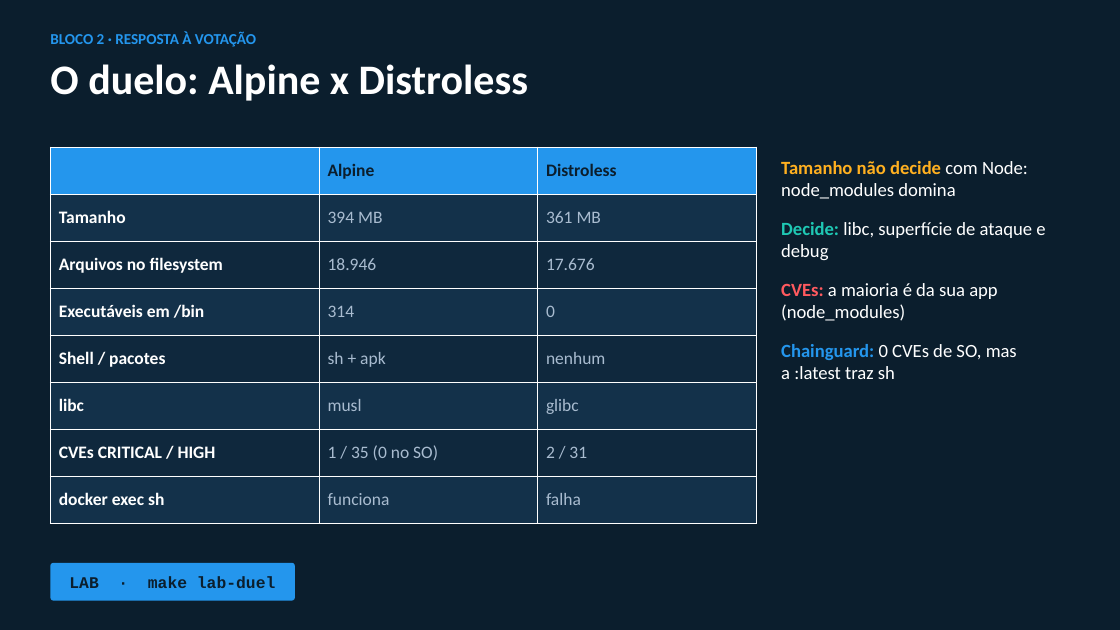
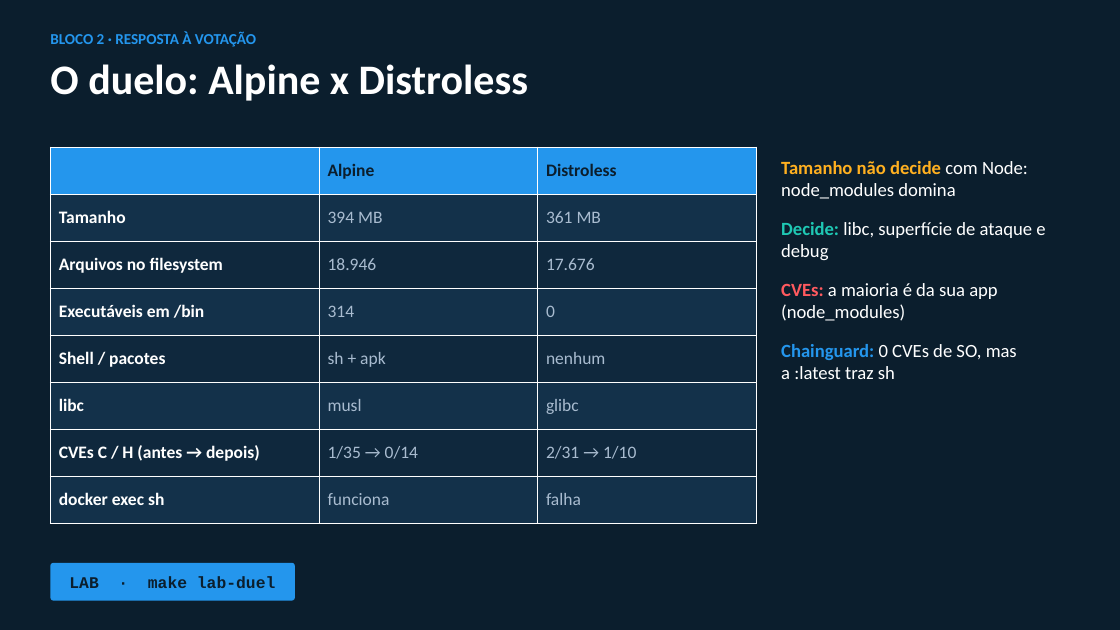
Before and after one commit to fabiofrances/appsec, a slide deck: slide 11 of reports/containerizacao-palestra.pptx. Drawn at 1120x630 pixels with LibreOffice and Linux fonts; fonts in the diff are those of the drawing. Boxes give left, top, right and bottom in pixels: in the first picture for what was removed or moved away, otherwise in the second. Text is boxed around its words. In the diff, an @@ line names an element or a change of style, - is before the commit and + after.

Commit message:
docs: antes x depois da atualização de dependências do backend (PR #5)
- roteiro: tabela antes (29/10) x depois (11/11) das CVEs, imagem parada envelhece
  (full 458 -> 602 HIGH no SO) e ressalva da troca de versão do Trivy
- PPT (29 slides): novo slide "Antes x depois: atualizar as dependências", jornada
  com 5 degraus (+ deps: 11 CVEs C+H) e duelo com CVEs antes -> depois
- VALIDACAO: registro da remedição e do permission denied com Trivy nativo

Generated by Fabio Franceschetto helped by [Claude Code](https://claude.com/claude-code)

```diff
--- a/reports/containerizacao-palestra.pptx
+++ b/reports/containerizacao-palestra.pptx
@@ table at box(50, 147, 756, 523) @@
-row 7: CVEs CRITICAL / HIGH | 1 / 35 (0 no SO) | 2 / 31
+row 7: CVEs C / H (antes → depois) | 1/35 → 0/14 | 2/31 → 1/10
```
Also in this commit, not shown: 1 other slide changed, 1 slide added, 3 other files.
